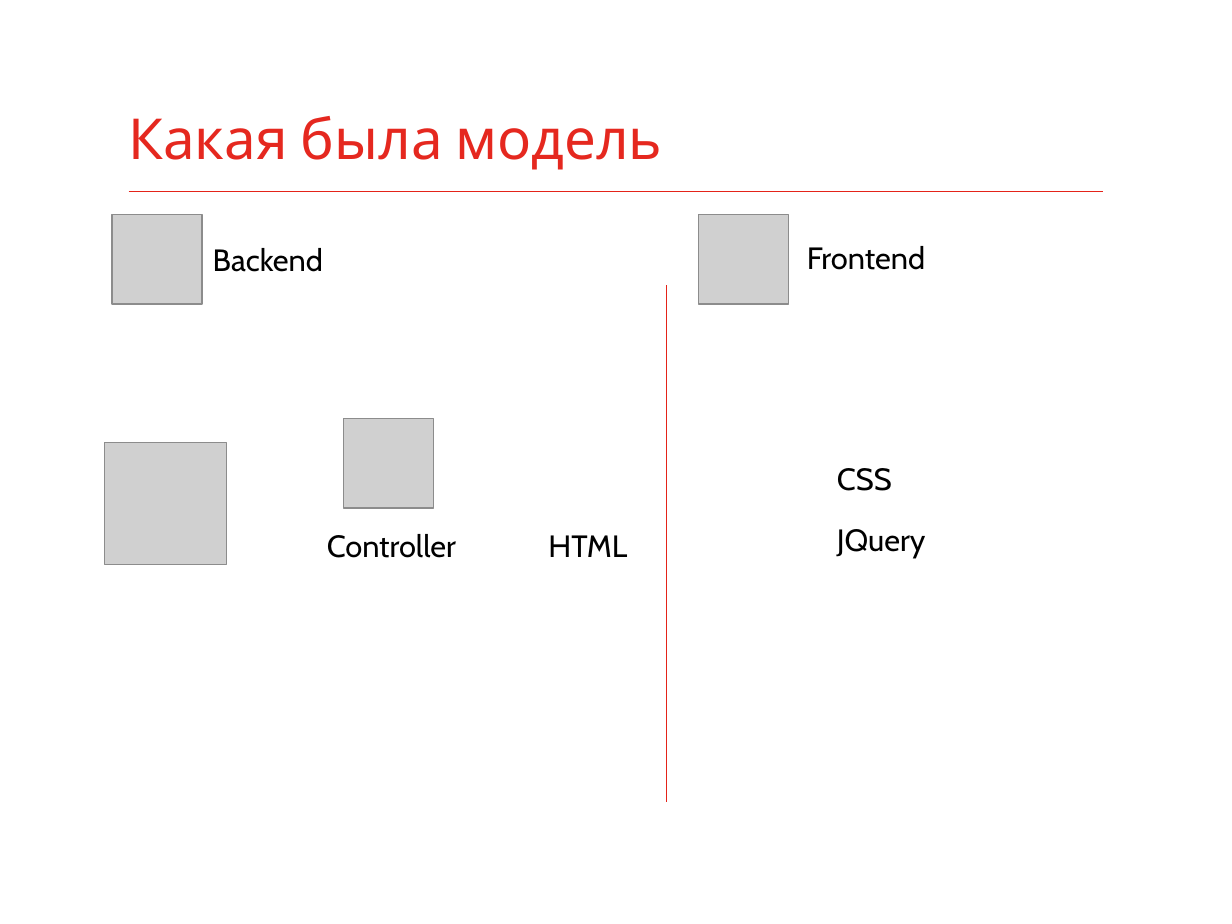
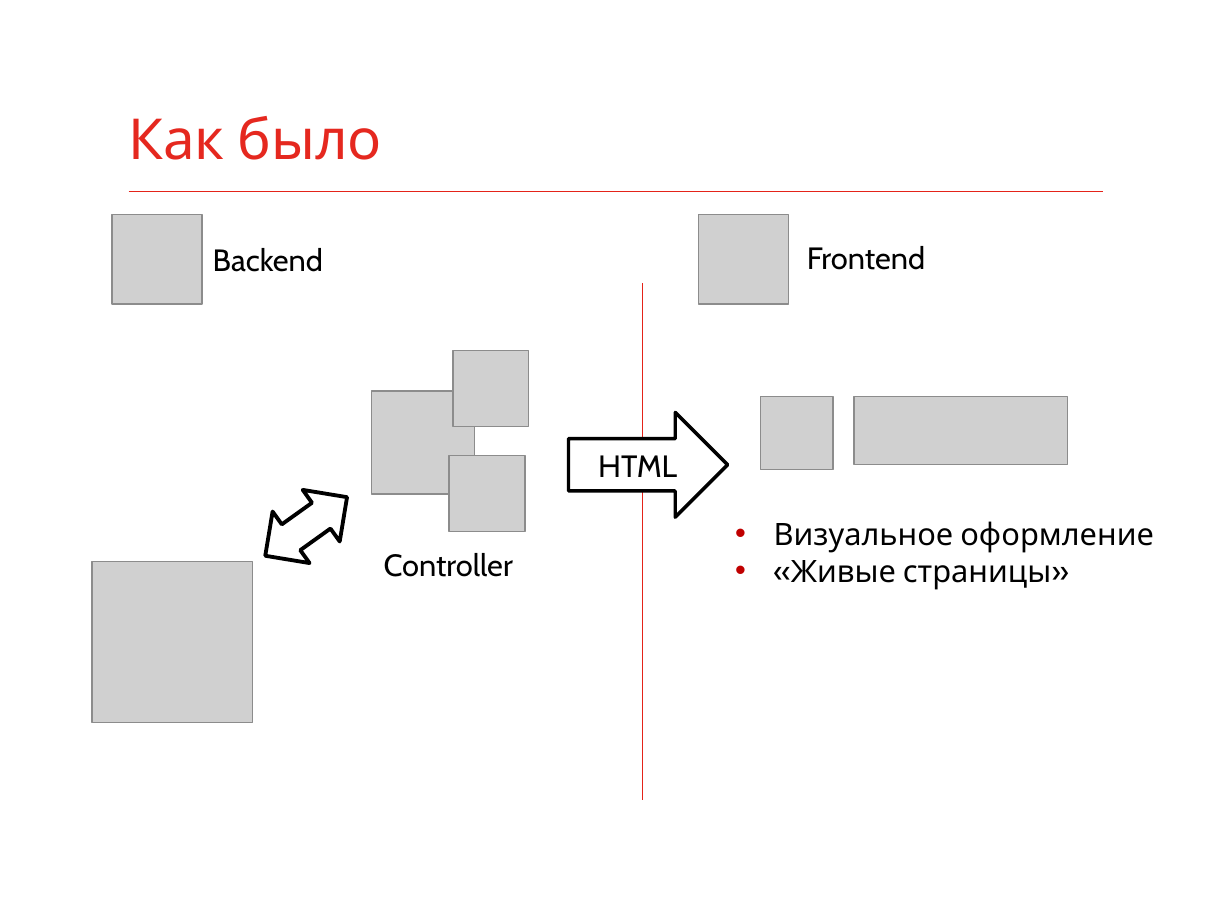
Before and after one commit to fmx1k/konfur-summer-2017-slides, a slide deck: slide 12 of Slides/Backend vs Frontend.pptx. Drawn at 1232x924 pixels with LibreOffice and Linux fonts; fonts in the diff are those of the drawing; grey boxes stand for pictures. Boxes give left, top, right and bottom in pixels: in the first picture for what was removed or moved away, otherwise in the second. Text is boxed around its words. In the diff, an @@ line names an element or a change of style, - is before the commit and + after.

```diff
--- a/Slides/Backend vs Frontend.pptx
+++ b/Slides/Backend vs Frontend.pptx
@@ title at box(128, 116, 382, 160): text changed @@
-Какая была модель
+Как было
@@ line moved from (667, 286) - (667, 802) to (642, 283) - (642, 800) @@
@@ picture added at box(453, 351, 530, 428) @@
@@ picture removed at box(344, 419, 434, 509) @@
@@ picture added at box(371, 391, 474, 494) @@
@@ right arrow added at box(568, 413, 727, 517), fill #FFFFFF, outline #000000 2 pt @@
@@ picture added at box(760, 397, 833, 469) @@
@@ picture added at box(854, 397, 1067, 464) @@
@@ picture removed at box(105, 442, 227, 564) @@
@@ text "HTML": place and size @@
-text "HTML" at box(548, 535, 627, 557)
+text "HTML" at box(598, 455, 677, 477)
@@ left right arrow added at box(247, 472, 366, 583), outline #000000 2.25 pt @@
@@ picture added at box(450, 456, 526, 532) @@
@@ text removed at box(837, 468, 892, 491) @@
-CSS
@@ text "Controller": place and size @@
-text "Controller" at box(327, 534, 456, 558)
+text "Controller" at box(384, 553, 513, 577)
@@ text added at box(774, 521, 1154, 590), 18 pt, text #000000 @@
+• Визуальное оформление
+• «Живые страницы»
@@ text removed at box(837, 529, 926, 558) @@
-JQuery
@@ picture added at box(92, 562, 254, 723) @@
```
Also in this commit, not shown: 1 other slide changed, 1 other file.
